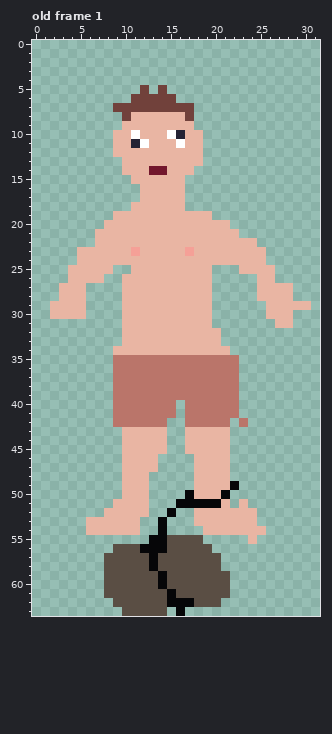
Two versions of one pixel-art file, assets/art/dead_body.aseprite. Above: the version before the commit.
32x64 pixels, 1 frame. Shown: old frame 1. The commit also changed other frames, which this record leaves out.
Now the later version:
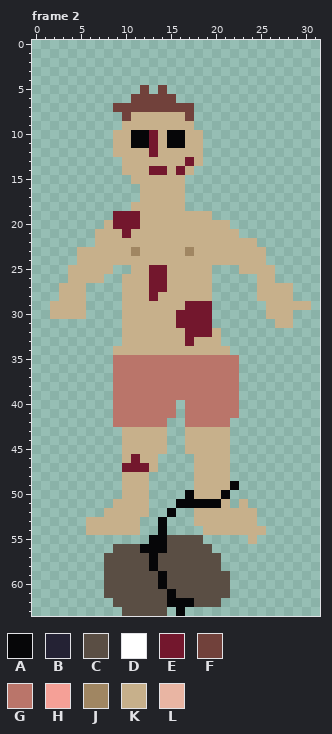
Palette (. is transparent): A #060608  B #242234  C #5a4e44  D #ffffff  E #73172d  F #71413b  G #ba756a  H #f5a097  J #a08662  K #c7b08b  L #e9b5a3
A new or re-ordered frame is compared with the old frame closest to it.
Author's note on the commit: Finished skeleton drawing
What changed:
frames 1 -> 4
--- frame 2 is new; against old frame 1, layer "Layer 1"
@@ x 0..31 @@
  7 .........FFFFFFFFF..............
- 8 ..........FLLLLLLF..............
- 9 ..........LLLLLLLL..............
-10 .........LLDLLLDBLL.............
-11 .........LLBDLLLDLL.............
-12 .........LLLLLLLLLL.............
-13 ..........LLLLLLLLL.............
-14 ..........LLLEELLL..............
-15 ...........LLLLLL...............
-16 ............LLLLL...............
-17 ............LLLLL...............
-18 ...........LLLLLL...............
-19 .........LLLLLLLLLLL............
-20 ........LLLLLLLLLLLLLL..........
-21 .......LLLLLLLLLLLLLLLL.........
-22 .......LLLLLLLLLLLLLLLLLL.......
-23 .....LLLLLLHLLLLLHLLLLLLLL......
-24 .....LLLLLLLLLLLLLLLLLLLLL......
-25 ....LLLLL..LLLLLLLLL...LLLL.....
-26 ....LLLL..LLLLLLLLLL.....LL.....
-27 ...LLL....LLLLLLLLLL.....LLLL...
-28 ...LLL....LLLLLLLLLL.....LLLL...
-29 ..LLLL....LLLLLLLLLL......LLLLL.
-30 ..LLLL....LLLLLLLLLL......LLL...
-31 ..........LLLLLLLLLL.......LL...
-32 ..........LLLLLLLLLLL...........
-33 ..........LLLLLLLLLLL...........
-34 .........LLLLLLLLLLLLL..........
+ 8 ..........FKKKKKKF..............
+ 9 ..........KKKKKKKK..............
+10 .........KKAAEKAAKK.............
+11 .........KKAAEKAAKK.............
+12 .........KKKKEKKKKK.............
+13 ..........KKKKKKKEK.............
+14 ..........KKKEEKEK..............
+15 ...........KKKKKK...............
+16 ............KKKKK...............
+17 ............KKKKK...............
+18 ...........KKKKKK...............
+19 .........EEEKKKKKKKK............
+20 ........KEEEKKKKKKKKKK..........
+21 .......KKKEKKKKKKKKKKKK.........
+22 .......KKKKKKKKKKKKKKKKKK.......
+23 .....KKKKKKJKKKKKJKKKKKKKK......
+24 .....KKKKKKKKKKKKKKKKKKKKK......
+25 ....KKKKK..KKEEKKKKK...KKKK.....
+26 ....KKKK..KKKEEKKKKK.....KK.....
+27 ...KKK....KKKEEKKKKK.....KKKK...
+28 ...KKK....KKKEKKKKKK.....KKKK...
+29 ..KKKK....KKKKKKKEEE......KKKKK.
+30 ..KKKK....KKKKKKEEEE......KKK...
+31 ..........KKKKKKEEEE.......KK...
+32 ..........KKKKKKKEEEK...........
+33 ..........KKKKKKKEKKK...........
+34 .........KKKKKKKKKKKKK..........
 35 .........GGGGGGGGGGGGGG.........
@@ x 0..31 @@
 41 .........GGGGGGG.GGGGGG.........
-42 .........GGGGGG..GGGGG.G........
-43 ..........LLLLL..LLLLL..........
-44 ..........LLLLL..LLLLL..........
-45 ..........LLLLL..LLLLL..........
-46 ..........LLLL....LLLL..........
-47 ..........LLLL....LLLL..........
-48 ..........LLL.....LLLL..........
-49 ..........LLL.....LLLLA.........
-50 ..........LLL....ALLLA..........
-51 .........LLLL...AAAAAL.L........
-52 ........LLLLL..A..LLLLLLL.......
-53 ......LLLLLL..A...LLLLLLL.......
-54 ......LLLLLL..A....LLLLLLL......
-55 .............AACCCC.....L.......
+42 .........GGGGGG..GGGGG..........
+43 ..........KKKKK..KKKKK..........
+44 ..........KKKKK..KKKKK..........
+45 ..........KKKKK..KKKKK..........
+46 ..........KEKK....KKKK..........
+47 ..........EEEK....KKKK..........
+48 ..........KKK.....KKKK..........
+49 ..........KKK.....KKKKA.........
+50 ..........KKK....AKKKA..........
+51 .........KKKK...AAAAAK.K........
+52 ........KKKKK..A..KKKKKKK.......
+53 ......KKKKKK..A...KKKKKKK.......
+54 ......KKKKKK..A....KKKKKKK......
+55 .............AACCCC.....K.......
 56 .........CCCAAACCCCC............
Changed places in both pictures, as pixel boxes (x1, y1, x2, y2):
changed: (50, 112, 311, 355)
changed: (86, 418, 266, 544)
